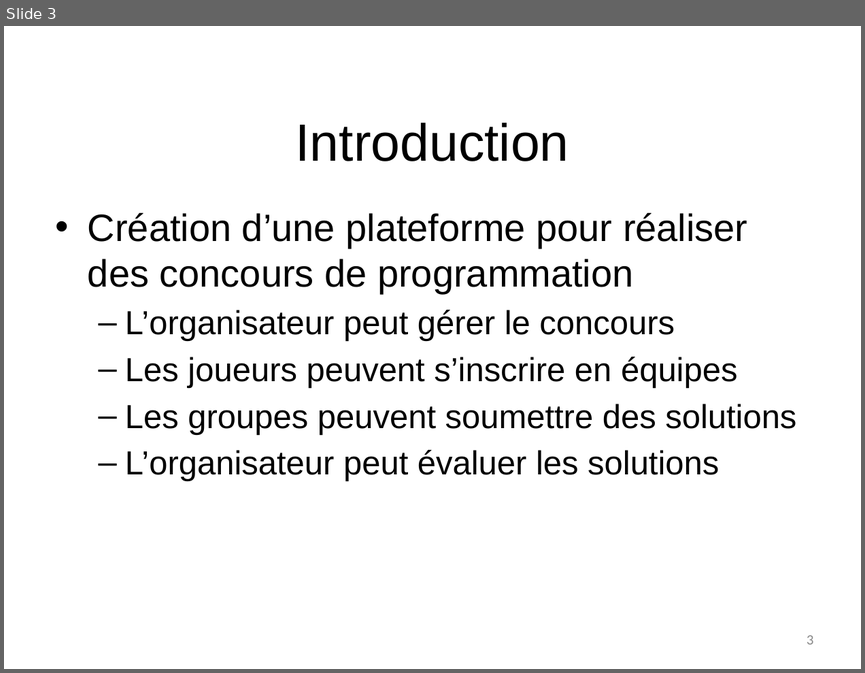
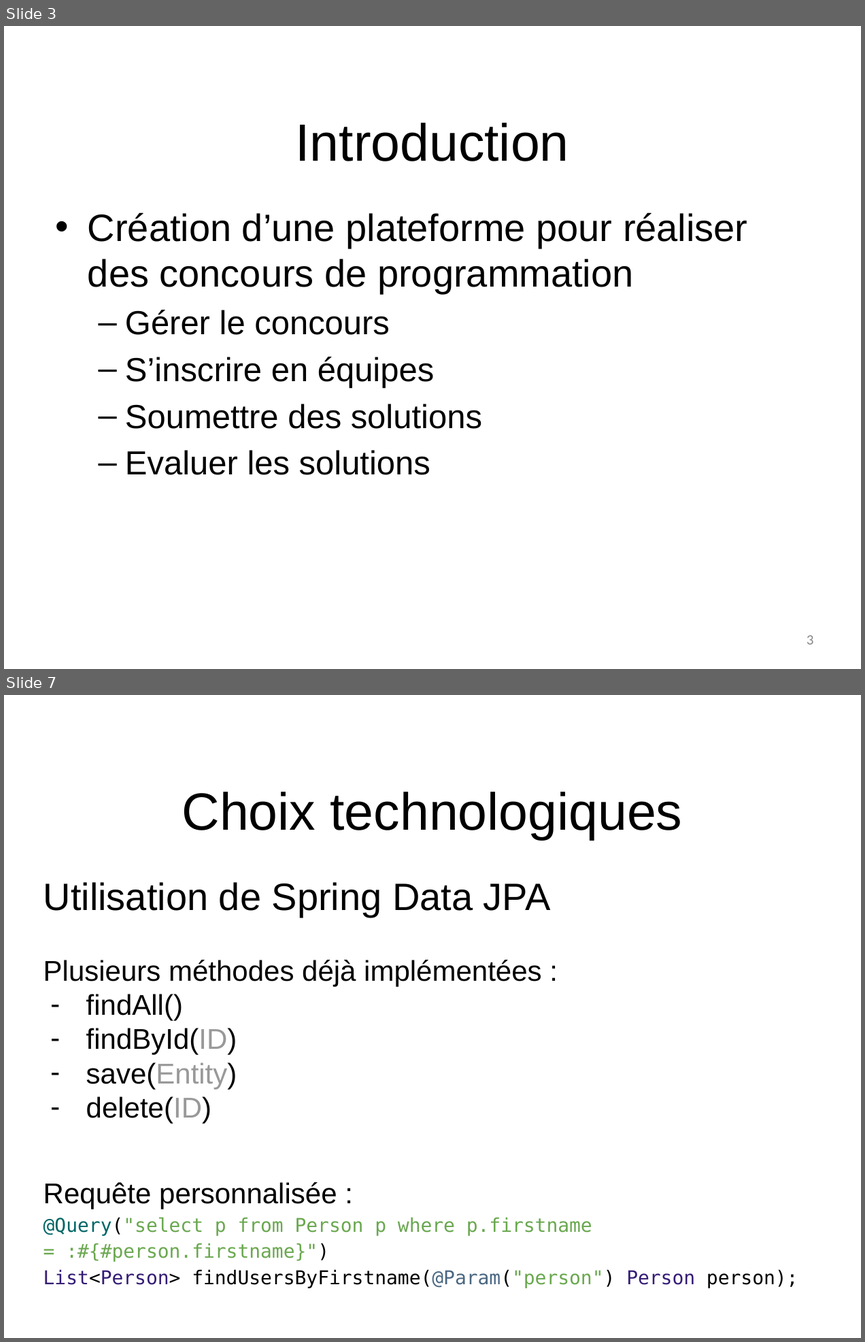
Before and after one commit to NicolasFuchs/Hashcode, a slide deck: Presentation/G6_presentation_intermediaire_fuchs_butty_rial.pptx. Shown one above the other, each under a label of ours: slide 3 before the commit, slides 3 and 7 after it; the slides between them are not shown. The pictures are 865x673 and 865x1342 pixels, drawn with LibreOffice and Linux fonts; fonts in the diff are those of the drawing; background and template pictures are left out. Boxes give left, top, right and bottom in pixels: in the first picture for what was removed or moved away, otherwise in the second. Text is boxed around its words. In the diff, an @@ line names an element or a change of style, - is before the commit and + after.

```diff
--- a/Presentation/G6_presentation_intermediaire_fuchs_butty_rial.pptx
+++ b/Presentation/G6_presentation_intermediaire_fuchs_butty_rial.pptx
@@ slide 7 added at [4, 695, 861, 1338], background #FFFFFF @@
@@ title added at [182, 792, 683, 840], 44 pt, text #000000 @@
+Choix technologiques
@@ text added at [43, 882, 798, 1288], 16 pt, text #000000 @@
+Utilisation de Spring Data JPA
+Plusieurs méthodes déjà implémentées :
+– findAll()
+– findById(ID)
+– save(Entity)
+– delete(ID)
+Requête personnalisée :
+@Query("select p from Person p where p.firstname = :#{#person.firstname}")
+List<Person> findUsersByFirstname(@Param("person") Person person);
@@ slide 3 changed as well @@
@@ text at [125, 310, 482, 475]: text changed @@
-  – L’organisateur peut gérer le concours
-  – Les joueurs peuvent s’inscrire en équipes
-  – Les groupes peuvent soumettre des solutions
-  – L’organisateur peut évaluer les solutions
+  – Gérer le concours
+  – S’inscrire en équipes
+  – Soumettre des solutions
+  – Evaluer les solutions
```
Also in this commit, not shown: 2 other slides changed, 8 other slides added, 7 slides removed, 9 other files.
